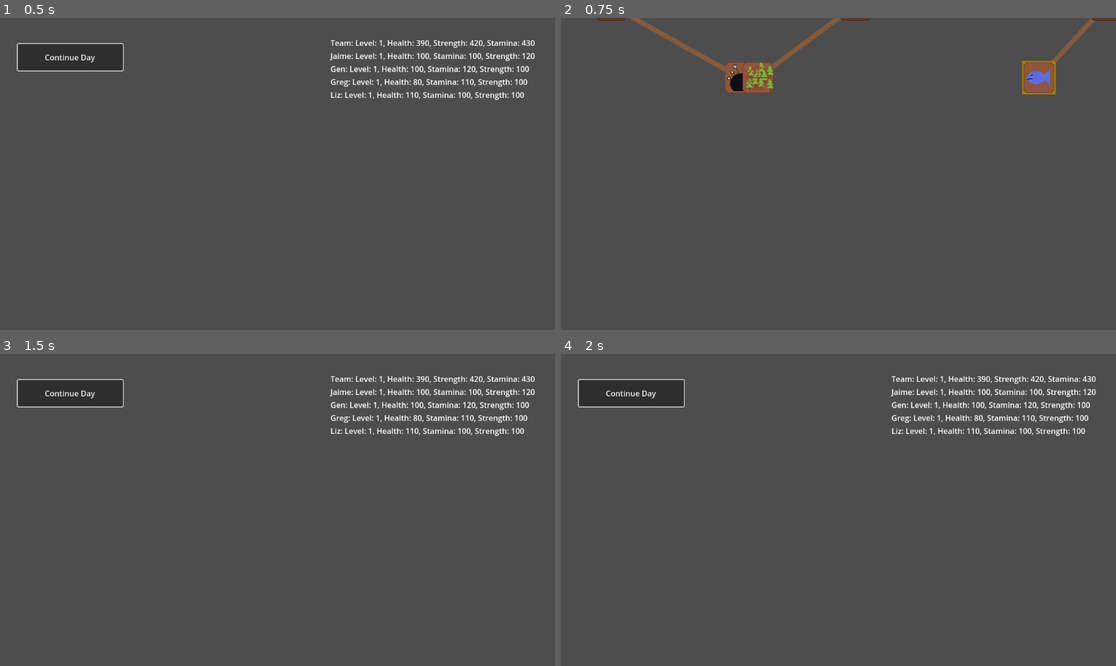
Above: before the commit, frames 1-4 (two rows, left to right).
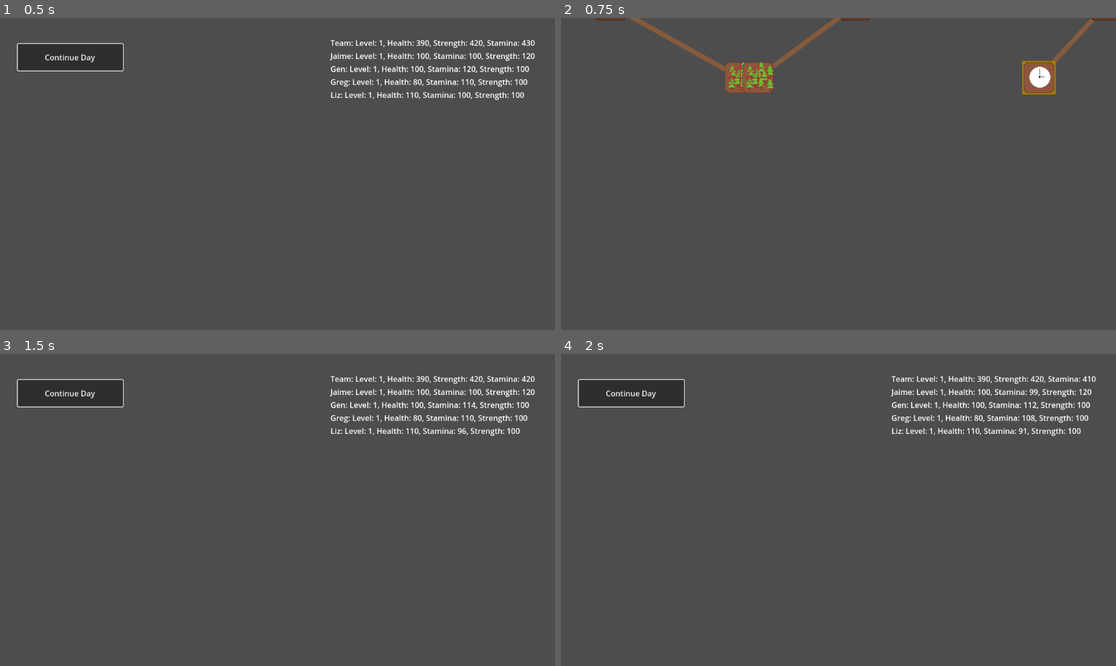
Above: after the commit, the same moments.

Repository: donnell74/Game-Off-2024
Game: Godot game, scene res://main.tscn
Same seed, same stepped clock (60 frames per second), same inputs: the game is played once before the commit and once after it.
Inputs (mouse positions are in pixels of both pictures, inside the frame that each line leads up to):
- Up to frame 1 (0.5 s): no input
- Up to frame 2 (0.75 s): click "Continue Day" at 0.5 s
- Up to frame 3 (1.5 s): tap Enter (ui_accept) at 1.25 s; move the mouse to (399, 494) at 1.27 s; hold Tab (Navigate To Next Page) from 1.28 s (still down); click (399, 494) at 1.42 s
- Up to frame 4 (2 s): keep holding Tab (Navigate To Next Page); tap Enter (ui_accept) at 1.52 s

Frame 1 is identical in both runs. In frame 2, 0.4% of the frame differs, in the area x 11-89%, y 0-24%; in frame 3, 0.2%; in frame 4, 0.3%.

Commit message:
Add foraging location

Diff:
--- /dev/null
+++ b/Inventory/Items/berries.tres
@@ -0,0 +1,15 @@
+[gd_resource type="Resource" script_class="InventoryItem" load_steps=4 format=3 uid="uid://cv0xbi35a0wse"]
+
+[ext_resource type="Script" path="res://Inventory/item_modifier.gd" id="1_ithr2"]
+[ext_resource type="Script" path="res://Inventory/inventory_item.gd" id="1_two3n"]
+
+[sub_resource type="Resource" id="Resource_spi0n"]
+script = ExtResource("1_ithr2")
+health = 1.0
+stamina = 1.0
+strength = 1.0
+
+[resource]
+script = ExtResource("1_two3n")
+name = "Berries"
+modifiers = SubResource("Resource_spi0n")
--- /dev/null
+++ b/Locations/Activities/foraging.tres
@@ -0,0 +1,14 @@
+[gd_resource type="Resource" script_class="Activity" load_steps=4 format=3 uid="uid://bb7mcy4nnuhut"]
+
+[ext_resource type="Script" path="res://Inventory/inventory_item.gd" id="1_alff2"]
+[ext_resource type="Resource" uid="uid://cv0xbi35a0wse" path="res://Inventory/Items/berries.tres" id="2_fsfyd"]
+[ext_resource type="Script" path="res://Locations/activity.gd" id="2_nb73b"]
+
+[resource]
+script = ExtResource("2_nb73b")
+description = "Foraging"
+rewardItems = Array[ExtResource("1_alff2")]([ExtResource("2_fsfyd")])
+rewardCurrency = 0
+healthCost = 0.0
+staminaCost = 10.0
+strengthCost = 0.0
--- /dev/null
+++ b/Locations/Resources/foraging.tres
@@ -0,0 +1,14 @@
+[gd_resource type="Resource" script_class="Location" load_steps=4 format=3 uid="uid://6yu2tnvetura"]
+
+[ext_resource type="Script" path="res://Locations/activity.gd" id="1_ygp4x"]
+[ext_resource type="Resource" uid="uid://bb7mcy4nnuhut" path="res://Locations/Activities/foraging.tres" id="2_huoeg"]
+[ext_resource type="Script" path="res://Locations/location.gd" id="2_wr12j"]
+
+[resource]
+script = ExtResource("2_wr12j")
+description = "Foraging"
+type = 4
+morningActivities = Array[ExtResource("1_ygp4x")]([ExtResource("2_huoeg")])
+afternoonActivities = Array[ExtResource("1_ygp4x")]([ExtResource("2_huoeg")])
+eveningActivities = Array[ExtResource("1_ygp4x")]([ExtResource("2_huoeg")])
+currentTimeOfDay = 0
--- a/Map/map.tscn
+++ b/Map/map.tscn
@@ -6,6 +6,7 @@
 [ext_resource type="Resource" uid="uid://bqtapx8v07yhu" path="res://Locations/Resources/fishing.tres" id="4_04i42"]
 [ext_resource type="PackedScene" uid="uid://bgu6ancyjl4kb" path="res://Map/map_node.tscn" id="4_aegn2"]
 [ext_resource type="Resource" uid="uid://drar7k6n8xn0q" path="res://Locations/Resources/hunting.tres" id="5_d6ubw"]
+[ext_resource type="Resource" uid="uid://6yu2tnvetura" path="res://Locations/Resources/foraging.tres" id="6_26ymd"]
 
 [node name="Map" type="Control" node_paths=PackedStringArray("mapNodeScene", "pathLineTemplateScene")]
 layout_mode = 3
@@ -13,7 +14,7 @@
 script = ExtResource("1_ht3iq")
 mapNodeScene = NodePath("MapNodeTemplate")
 pathLineTemplateScene = NodePath("Line2D")
-possibleLocations = Array[ExtResource("2_co2yx")]([ExtResource("3_rj6ve"), ExtResource("4_04i42"), ExtResource("5_d6ubw")])
+possibleLocations = Array[ExtResource("2_co2yx")]([ExtResource("3_rj6ve"), ExtResource("4_04i42"), ExtResource("5_d6ubw"), ExtResource("6_26ymd")])
 bottomLeftMapPosition = Vector2i(50, 600)
 
 [node name="MapNodeTemplate" parent="." instance=ExtResource("4_aegn2")]
--- a/Map/map_generator.gd
+++ b/Map/map_generator.gd
@@ -180,6 +180,8 @@
 			return preload("res://Map/Assets/fishing.png")
 		Location.Type.HUNTING:
 			return preload("res://Map/Assets/hunting.png")
+		Location.Type.FORAGING:
+			return preload("res://Cooking/Assets/clock.png")
 		_:
 			return preload("res://Map/Assets/monster.png")
 
Not shown: 1 places in Map/map.tscn that only renumber resources
